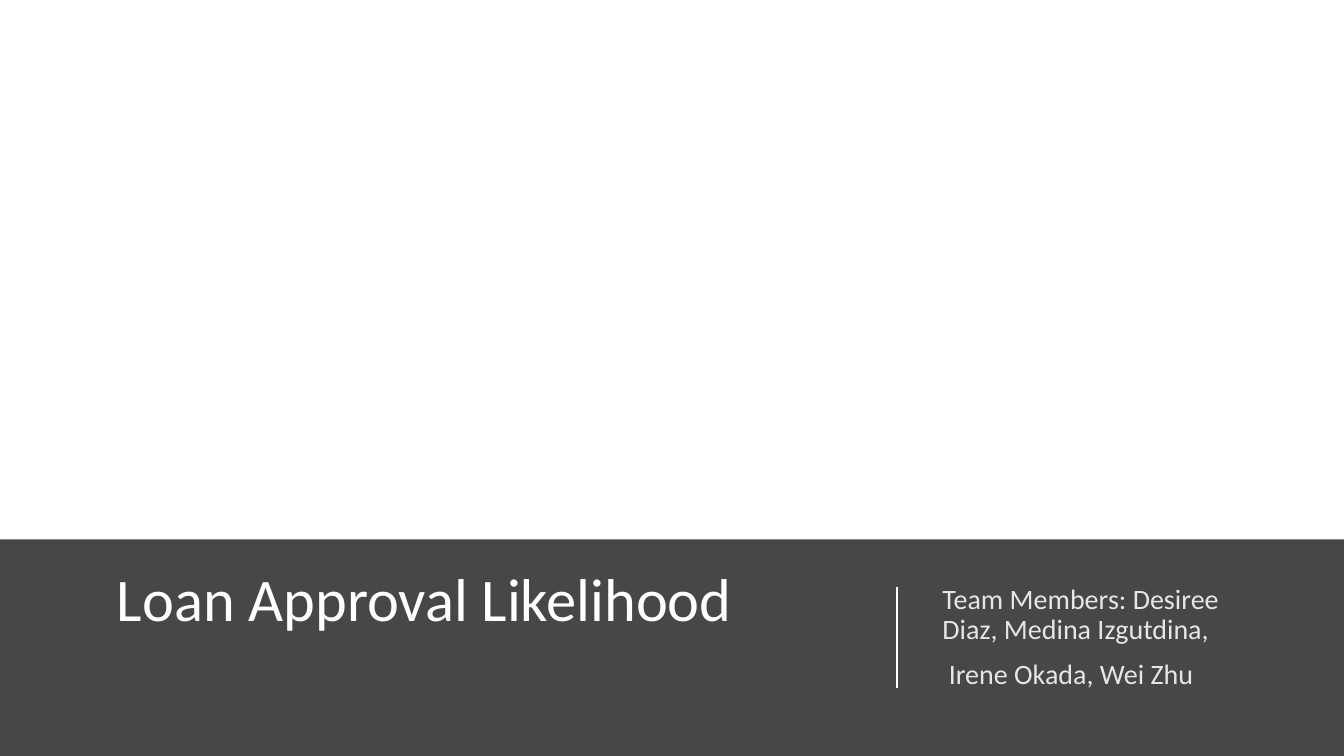
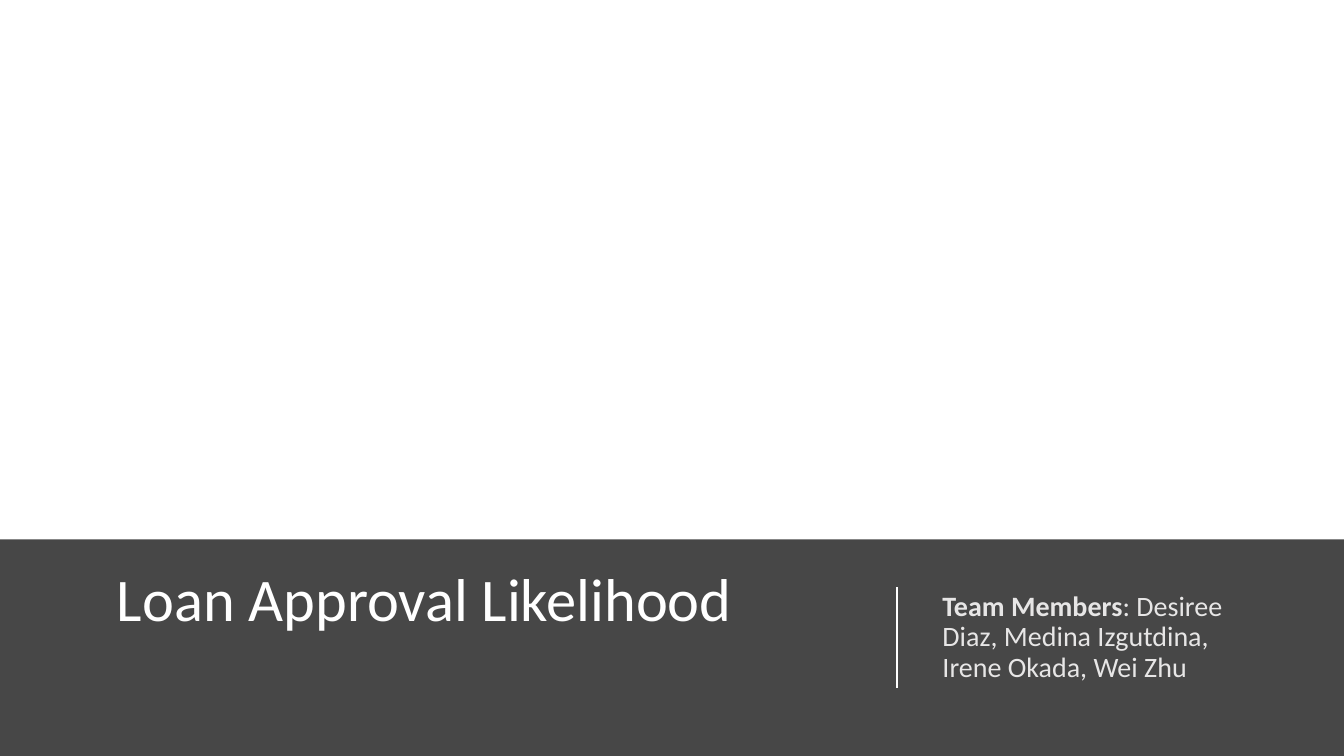
Before and after one commit to diazdez/Project-3, a slide deck: slide 1 of Loan approval project 3.pptx. Drawn at 1344x756 pixels with LibreOffice and Linux fonts; fonts in the diff are those of the drawing; background and template pictures are left out. Boxes give left, top, right and bottom in pixels: in the first picture for what was removed or moved away, otherwise in the second. Text is boxed around its words. In the diff, an @@ line names an element or a change of style, - is before the commit and + after.

```diff
--- a/Loan approval project 3.pptx
+++ b/Loan approval project 3.pptx
@@ subtitle at [942, 596, 1222, 681]: text changed @@
-Team Members: Desiree Diaz, Medina Izgutdina,
-Irene Okada, Wei Zhu
+Team Members: Desiree Diaz, Medina Izgutdina, Irene Okada, Wei Zhu
```
Also in this commit, not shown: 10 other slides changed, 1 slide added, 1 slide removed, 4 other files.
